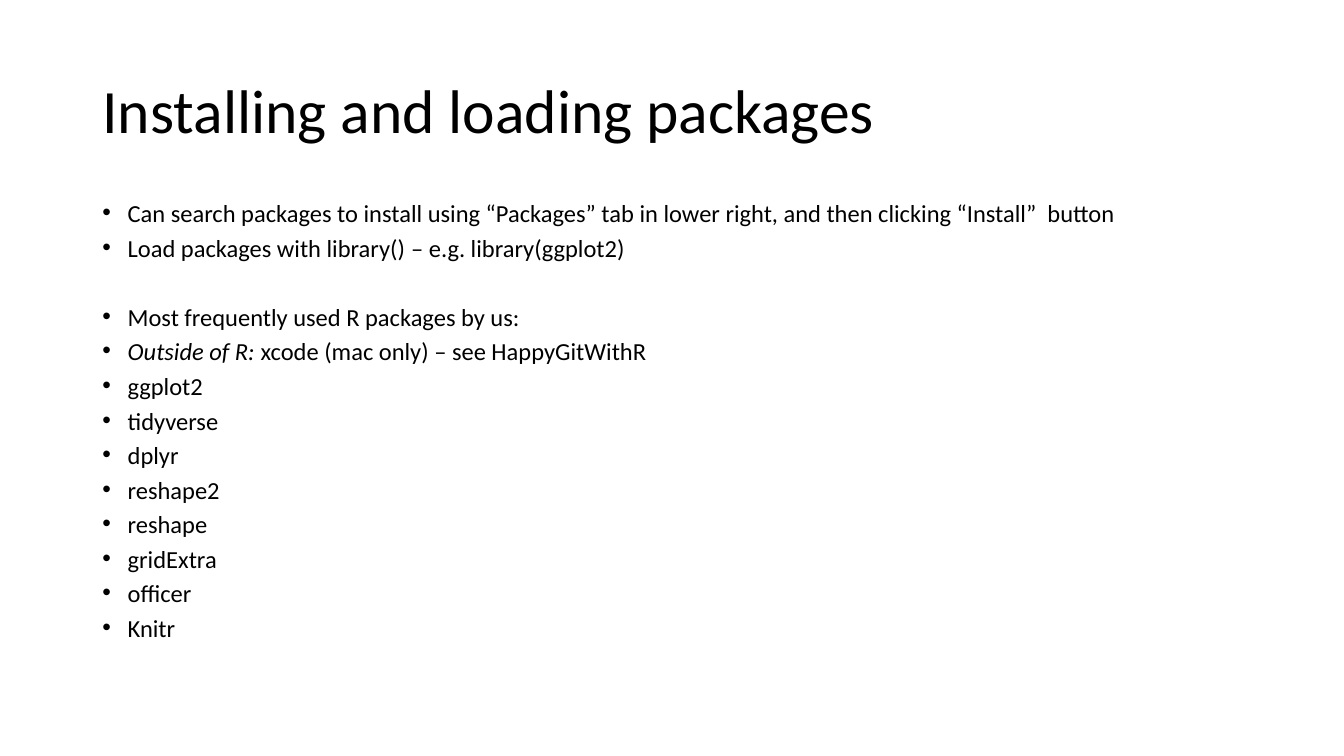
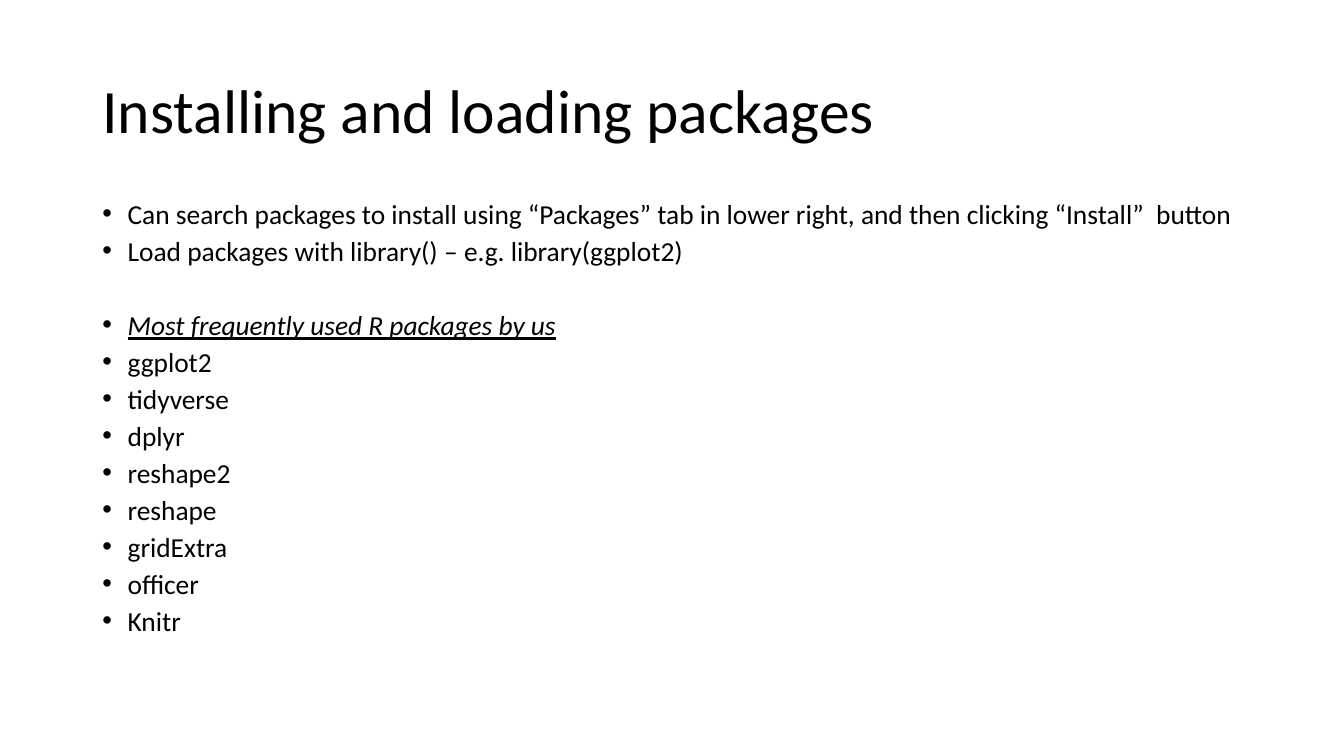
Before and after one commit to VTQuantMethodsEEB/ibrc_workshop, a slide deck: slide 15 of R_crash_course/kailing_ibrc_introR.pptx. Drawn at 1344x756 pixels with LibreOffice and Linux fonts; fonts in the diff are those of the drawing. Boxes give left, top, right and bottom in pixels: in the first picture for what was removed or moved away, otherwise in the second. Text is boxed around its words. In the diff, an @@ line names an element or a change of style, - is before the commit and + after.

```diff
--- a/R_crash_course/kailing_ibrc_introR.pptx
+++ b/R_crash_course/kailing_ibrc_introR.pptx
@@ text at box(128, 204, 1231, 632): size 17.5 to 19.6 pt in "Can search packages to install using “Packages” ...", "Load packages with library() – e.g. library(ggplot2)", "ggplot2", "tidyverse" and 6 more places @@
@@ text at box(128, 316, 556, 340): text changed; size 17.5 to 19.6 pt; italic on @@
-• Most frequently used R packages by us:
-• Outside of R: xcode (mac only) – see HappyGitWithR
+• Most frequently used R packages by us
```
Also in this commit, not shown: 5 other slides changed, 1 other file.
